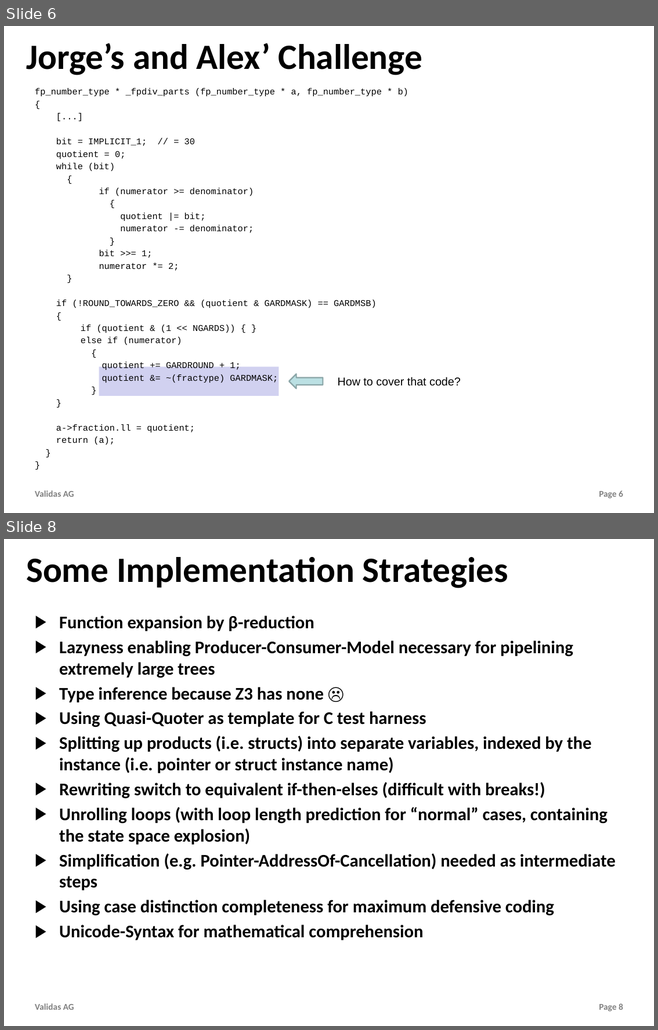
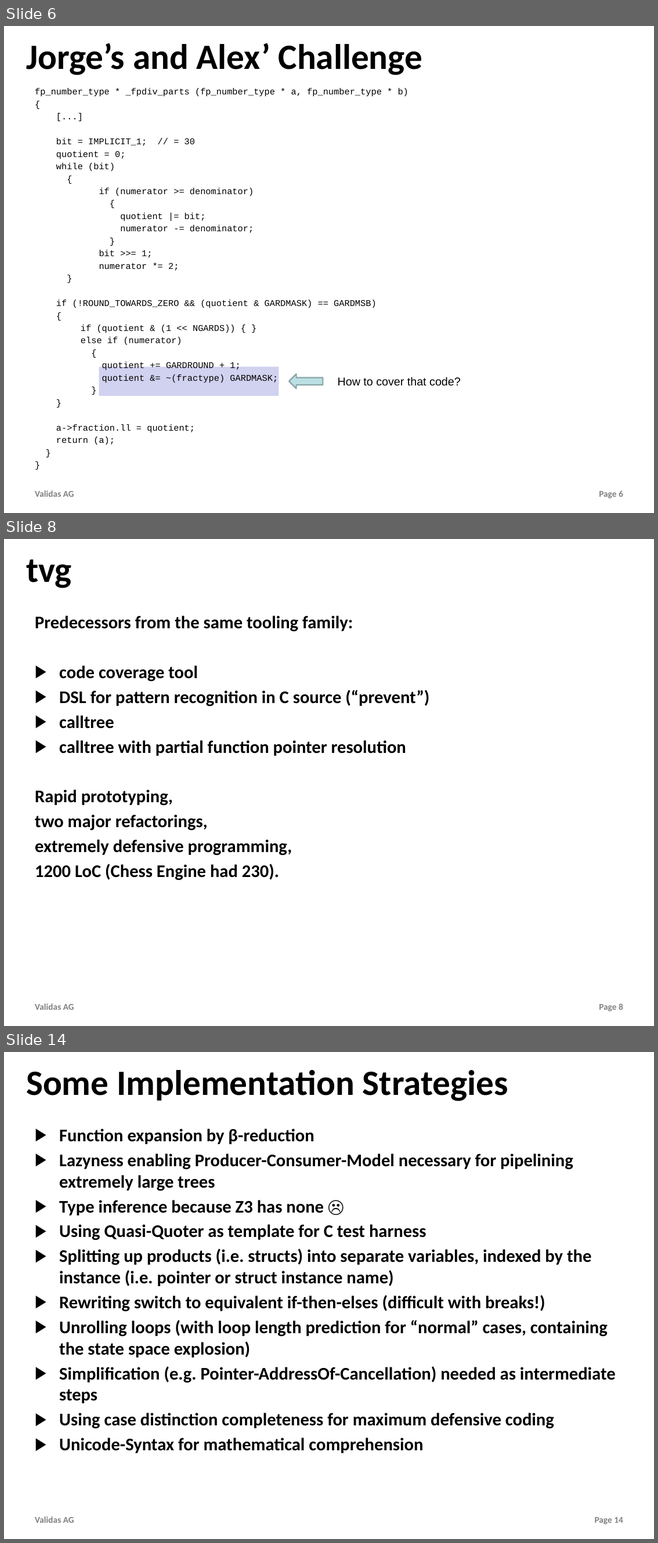
Before and after one commit to theoremprover/tvg, a slide deck: Vortraege/TestVectorGenerator.pptx. Shown one above the other, each under a label of ours: slides 6 and 8 before the commit, slides 6, 8 and 14 after it; the slides between them are not shown. The pictures are 658x1030 and 658x1543 pixels, drawn with LibreOffice and Linux fonts; fonts in the diff are those of the drawing; background and template pictures are left out. Boxes give left, top, right and bottom in pixels: in the first picture for what was removed or moved away, otherwise in the second. Text is boxed around its words. In the diff, an @@ line names an element or a change of style, - is before the commit and + after.

```diff
--- a/Vortraege/TestVectorGenerator.pptx
+++ b/Vortraege/TestVectorGenerator.pptx
@@ slide 8 added at (x1=4, y1=539, x2=654, y2=1026), background #FFFFFF; not listed: 2 template elements that a slide beside it also shows @@
@@ title added at (x1=26, y1=559, x2=72, y2=588), 56 pt, text #000000, bold @@
+tvg
@@ text added at (x1=35, y1=616, x2=429, y2=881), 28 pt, text #000000, bold @@
+Predecessors from the same tooling family:
+▶ code coverage tool
+▶ DSL for pattern recognition in C source (“prevent”)
+▶ calltree
+▶ calltree with partial function pointer resolution
+Rapid prototyping,
+two major refactorings,
+extremely defensive programming,
+1200 LoC (Chess Engine had 230).
@@ what was slide 8 is now slide 14 @@
@@ page number at (x1=594, y1=1517, x2=623, y2=1525): text changed @@
-Page 8
+Page 14
```
Also in this commit, not shown: 2 slides changed, 6 other slides added, 2 other files.
